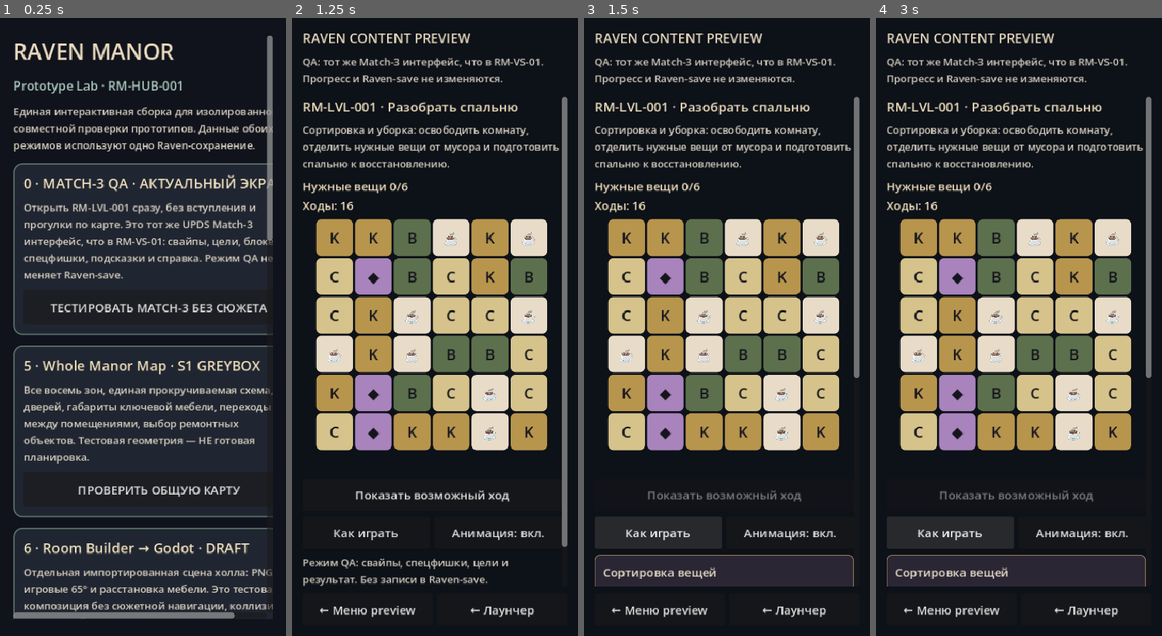
Above: before the commit, frames 1-4 (left to right).
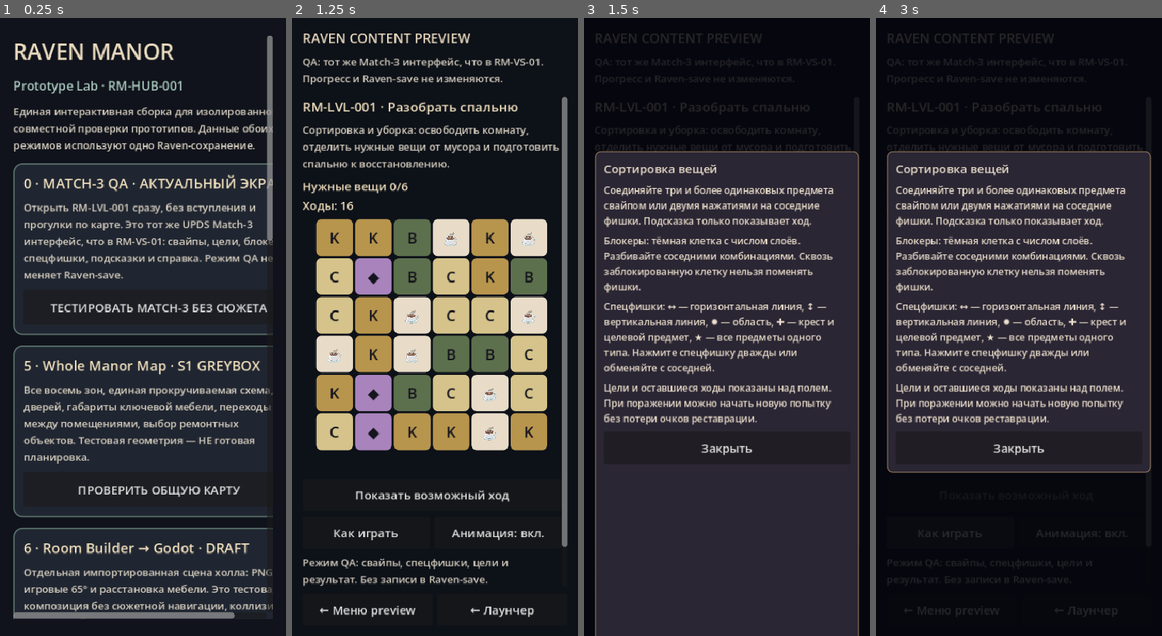
Above: after the commit, the same moments.

Repository: bezdredoff/RavenManor-Godot
Game: Godot game, scene res://scenes/raven/prototype_launcher.tscn
The game is run twice, just before and just after one commit, with the same random seed, the same clock (stepped at 60 frames per second) and the same inputs.
Inputs:
- Up to frame 1 (0.25 s): no input
- Up to frame 2 (1.25 s): click "ТЕСТИРОВАТЬ MATCH-3 БЕЗ СЮЖЕТА" at 0.5 s
- Up to frame 3 (1.5 s): click "Как играть" at 1.25 s
- Up to frame 4 (3 s): click "Как играть" (after the commit: "Закрыть") at 2 s; click "Как играть" at 2.75 s

Frames 1-2 are identical in both runs. In frame 3, 66% of the frame differs, in the area x 3-97%, y 2-100%; in frame 4, 56%.

Commit message:
UX: make Match3 Help a centered dark modal overlay rather than expanding a spoiler below the board

Diff:
--- a/scripts/match3/match3_board_presenter.gd
+++ b/scripts/match3/match3_board_presenter.gd
@@ -26,6 +26,7 @@
 var hint_button: Button
 var help_button: Button
 var help_panel: PanelContainer
+var help_backdrop: ColorRect
 var retry_button: Button
 var motion_button: Button
 var help_open := false
@@ -199,9 +200,24 @@
 	retry_button.pressed.connect(retry_level)
 	retry_button.visible = false
 	add_child(retry_button)
+	# Overlay like UPDS, not a spoiler expanding the scrolling playfield.
+	var overlay := CanvasLayer.new()
+	overlay.name = "Match3HelpOverlay"
+	overlay.layer = 20
+	add_child(overlay)
+	help_backdrop = ColorRect.new()
+	help_backdrop.name = "HelpBackdrop"
+	help_backdrop.color = Color(0.02, 0.02, 0.05, 0.85)
+	help_backdrop.mouse_filter = Control.MOUSE_FILTER_STOP
+	help_backdrop.set_anchors_and_offsets_preset(Control.PRESET_FULL_RECT)
+	overlay.add_child(help_backdrop)
+	help_backdrop.visible = false
 	help_panel = PanelContainer.new()
 	help_panel.name = "Match3HelpPanel"
 	help_panel.visible = false
+	help_panel.custom_minimum_size = Vector2(300, 0)
+	help_panel.set_anchors_and_offsets_preset(Control.PRESET_CENTER)
+	overlay.add_child(help_panel)
 	var panel_style := StyleBoxFlat.new()
 	panel_style.bg_color = Color("2b2634")
 	panel_style.border_color = Color("a88b66")
@@ -209,7 +225,6 @@
 	panel_style.set_corner_radius_all(7)
 	panel_style.set_content_margin_all(12)
 	help_panel.add_theme_stylebox_override("panel", panel_style)
-	add_child(help_panel)
 	var help_content := VBoxContainer.new()
 	help_content.add_theme_constant_override("separation", 9)
 	help_panel.add_child(help_content)
@@ -266,11 +281,23 @@
 	# nodes or reseeding the UPDS game when rotating / resizing the viewport.
 
 
+func _layout_help_overlay() -> void:
+	if not is_instance_valid(help_panel):
+		return
+	var bounds := get_viewport().get_visible_rect().size
+	var width := minf(360.0, maxf(260.0, bounds.x - 26.0))
+	help_panel.position = Vector2((bounds.x - width) * 0.5, maxf(18.0, (bounds.y - 480.0) * 0.5))
+	help_panel.size = Vector2(width, 0)
+
+
 func toggle_help() -> void:
 	if input_locked:
 		return
 	help_open = not help_open
 	help_panel.visible = help_open
+	help_backdrop.visible = help_open
+	if help_open:
+		_layout_help_overlay()
 	selected_index = -1
 	highlighted.clear()
 	_gesture_index = -1
